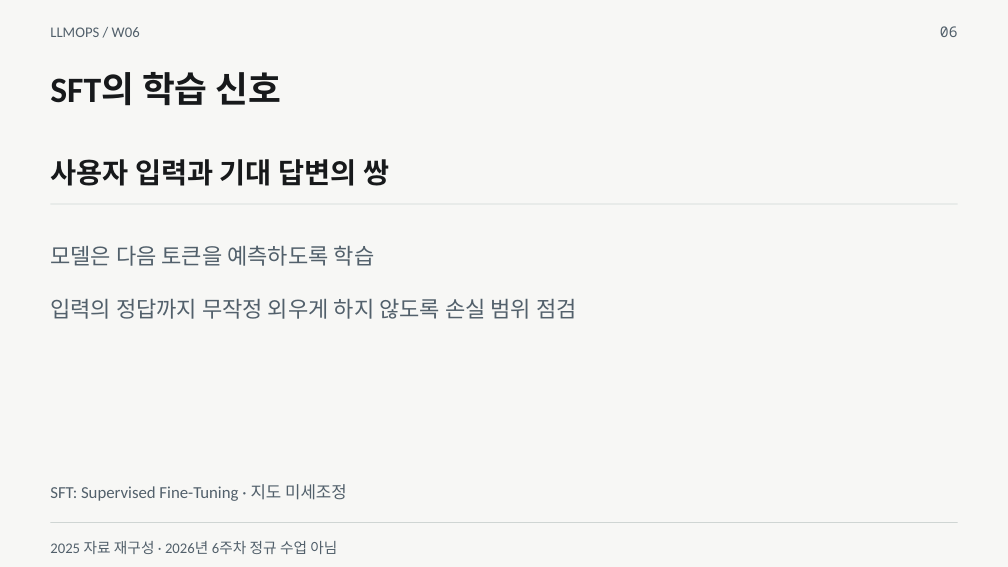
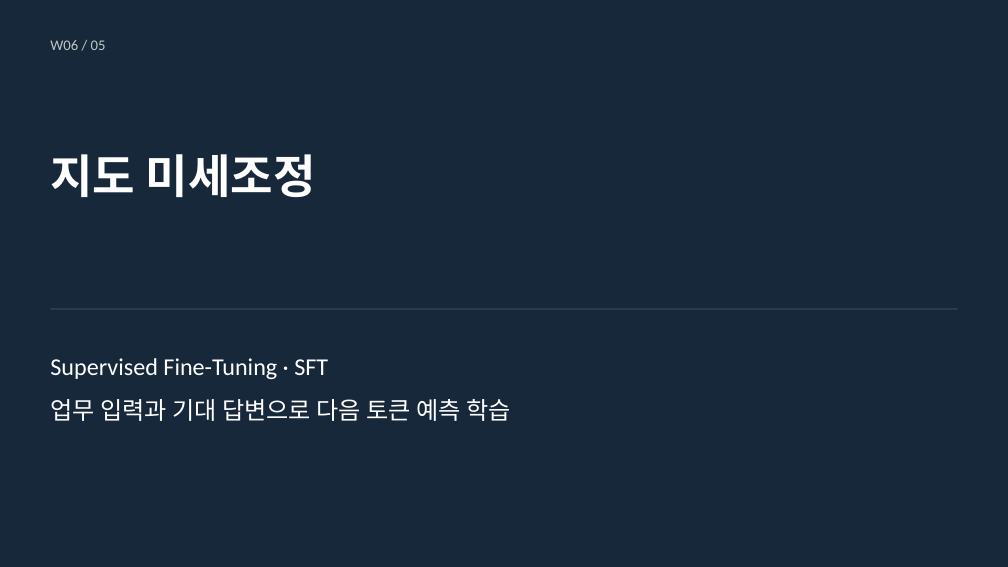
Before and after one commit to smilesjcha/llmops-16week, a slide deck: slide 5 of week06/lecture/06_week6_sft_lora_reference.pptx (slide 6 before the commit). Drawn at 1008x567 pixels with LibreOffice and Linux fonts; fonts in the diff are those of the drawing. Boxes give left, top, right and bottom in pixels: in the first picture for what was removed or moved away, otherwise in the second. Text is boxed around its words. In the diff, an @@ line names an element or a change of style, - is before the commit and + after.

```diff
--- a/week06/lecture/06_week6_sft_lora_reference.pptx
+++ b/week06/lecture/06_week6_sft_lora_reference.pptx
@@ background #F7F7F5 to #17283B @@
@@ text removed at [940,26,958,37] @@
-06
@@ text at [50,40,106,50]: text changed; text colour #52606B to #BDC7C4 @@
-LLMOPS / W06
+W06 / 05
@@ text removed at [50,72,282,106] @@
-SFT의 학습 신호
@@ text at [50,154,316,197]: text changed; size 16 to 44 pt; text colour #52606B to #FFFFFF; bold on @@
-SFT: Supervised Fine-Tuning · 지도 미세조정
+지도 미세조정
@@ text removed at [50,159,389,186] @@
-사용자 입력과 기대 답변의 쌍
@@ rectangle removed at [51,204,958,205] @@
@@ text removed at [50,245,375,266] @@
-모델은 다음 토큰을 예측하도록 학습
@@ text removed at [50,299,577,319] @@
-입력의 정답까지 무작정 외우게 하지 않도록 손실 범위 점검
@@ rectangle added at [51,309,958,309], fill #52606B @@
@@ text added at [50,358,328,379], 23 pt, text #FFFFFF @@
+Supervised Fine-Tuning · SFT
@@ text added at [50,399,510,421], 23 pt, text #FFFFFF @@
+업무 입력과 기대 답변으로 다음 토큰 예측 학습
@@ rectangle removed at [51,523,958,523] @@
@@ text removed at [50,541,337,554] @@
-2025 자료 재구성 · 2026년 6주차 정규 수업 아님
```
Also in this commit, not shown: 10 other slides changed, 21 slides added, 9 slides removed, 30 other files.
